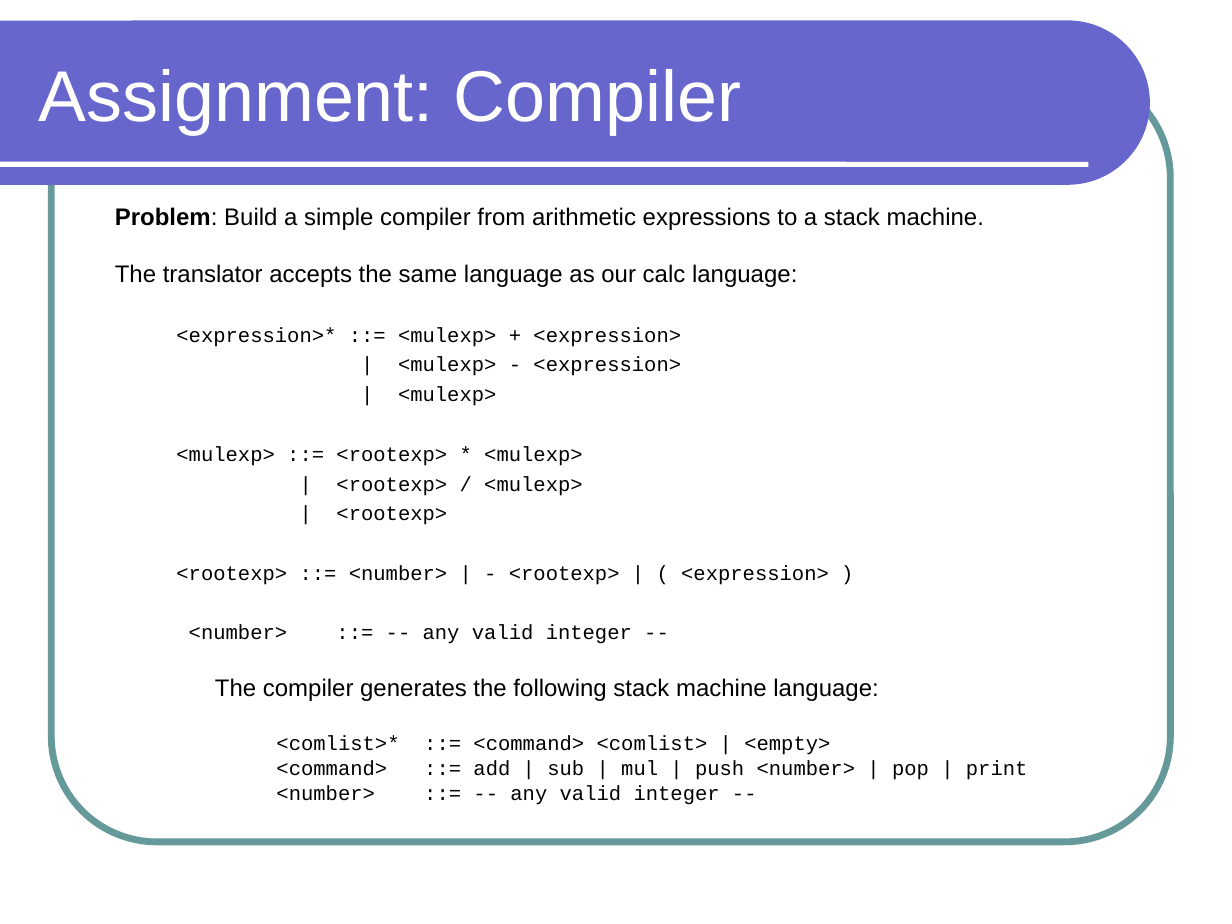
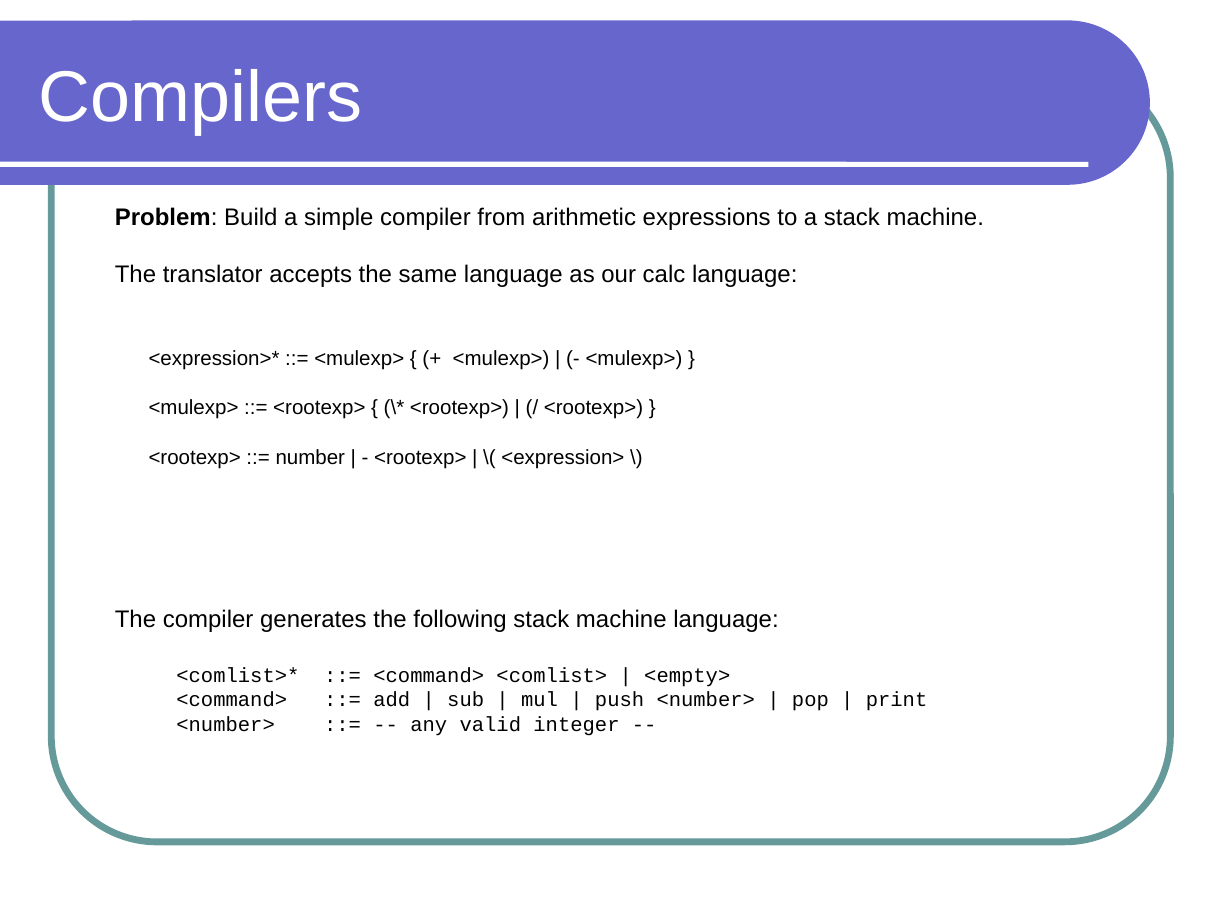
Before and after one commit to lutzhamel/CSC301, a slide deck: slide 22 of notes/csc301-ln012.ppt. Drawn at 1232x924 pixels with LibreOffice and Linux fonts; fonts in the diff are those of the drawing. Boxes give left, top, right and bottom in pixels: in the first picture for what was removed or moved away, otherwise in the second. Text is boxed around its words. In the diff, an @@ line names an element or a change of style, - is before the commit and + after.

```diff
--- a/notes/csc301-ln012.ppt
+++ b/notes/csc301-ln012.ppt
@@ title at [39,69,362,134]: text changed @@
-Assignment: Compiler
+Compilers
@@ text at [176,327,829,644]: paragraphs removed @@
-  <expression>* ::= <mulexp> + <expression>
-  | <mulexp> - <expression>
-  | <mulexp>
-  <mulexp> ::= <rootexp> * <mulexp>
-  | <rootexp> / <mulexp>
-  | <rootexp>
-  <rootexp> ::= <number> | - <rootexp> | ( <expression> )
-  <number> ::= -- any valid integer --
@@ text added at [149,350,683,469], 12 pt, text #000000 @@
+<expression>* ::= <mulexp> { (+ <mulexp>) | (- <mulexp>) }
+<mulexp> ::= <rootexp> { (\* <rootexp>) | (/ <rootexp>) }
+<rootexp> ::= number | - <rootexp> | \( <expression> \)
```
Also in this commit, not shown: 6 other slides changed, 3 slides added, 1 slide removed, 3 other files.
